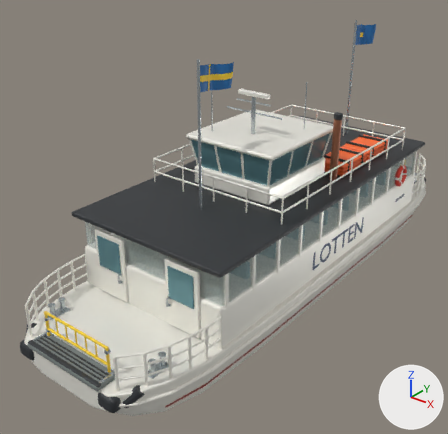
Before and after pictures for a commit that changed the Blender file source_blender/Lotten.blend.
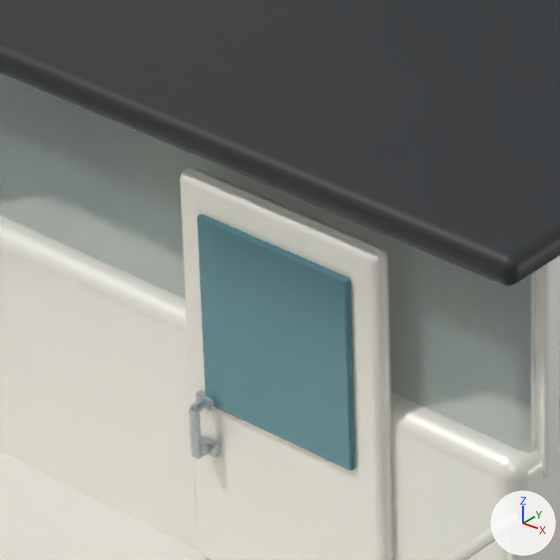
The first picture shows the older version from a camera (50 mm lens) standing at (7.73, -11.49, 7.88) and looking at (-0.58, -1.11, 1.44). The close-ups show the older and then the newer version on the part from 30% to 51% of the width and 53% to 75% of the height of that picture. Only the edits that show in the close-ups are written down. Lighting does not change. The marker at lower right points along +X, +Y and +Z.

Before the edit, the objects in view are built like this:
```python
ob_chined_displacement_hull = bpy.data.objects.new('Chined displacement hull', me_chined_displacement_hull_precision_surface)
ob_chined_displacement_hull.parent = ob_lotten
ob_chined_displacement_hull.location = (0.0, 0.0, 0.0)
ob_door_grab_handle_001 = bpy.data.objects.new('Door grab handle.001', me_cylinder_127)
ob_door_grab_handle_001.parent = ob_lotten
ob_door_grab_handle_001.location = (0.67, -4.398, 1.25)
ob_door_grab_handle_001.rotation_euler = (0.0, 0.0, -3.142)  # degrees (0, 0, -180)
ob_door_handle_mounting_pad_002 = bpy.data.objects.new('Door handle mounting pad.002', me_cube_072)
ob_door_handle_mounting_pad_002.parent = ob_lotten
ob_door_handle_mounting_pad_002.location = (0.67, -4.34, 1.163)
ob_door_handle_mounting_pad_003 = bpy.data.objects.new('Door handle mounting pad.003', me_cube_073)
ob_door_handle_mounting_pad_003.parent = ob_lotten
ob_door_handle_mounting_pad_003.location = (0.67, -4.34, 1.337)
ob_door_handle_return_002 = bpy.data.objects.new('Door handle return.002', me_cylinder_125)
ob_door_handle_return_002.parent = ob_lotten
ob_door_handle_return_002.location = (0.67, -4.373, 1.163)
ob_door_handle_return_002.rotation_euler = (1.571, 0.0, 0.0)  # degrees (90, 0, 0)
ob_door_handle_return_003 = bpy.data.objects.new('Door handle return.003', me_cylinder_126)
ob_door_handle_return_003.parent = ob_lotten
ob_door_handle_return_003.location = (0.67, -4.373, 1.337)
ob_door_handle_return_003.rotation_euler = (1.571, 0.0, 0.0)  # degrees (90, 0, 0)
# also in view: 'Boarding deck rail.032' at (1.86, -4.44, 1.35); 'Main saloon' at (0.0, 0.0, 1.05); 'Continuous tinted glazing' at (0.0, 0.0, 1.87); 'Boarding door.001' at (0.98, -4.29, 1.41); 'Boarding door window.001' at (0.98, -4.34, 1.68)
```
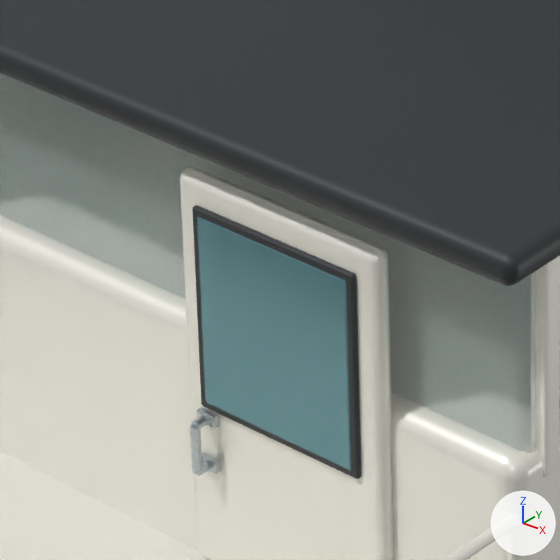
The edits, one by one:
Mesh me_cube_072_1 is new.
It has 96 vertices, 98 faces and spans x -0.337..0.337, y -0.013..0.013, z -0.372..0.372.
It uses material mat_fender_rubber (dark grey #2e3135).
Object 'Door handle mounting pad.002' (ob_door_handle_mounting_pad_002) moves from (0.67, -4.34, 1.163) to (0.67, -4.34, 1.098).
Object 'Door handle return.002' (ob_door_handle_return_002) moves from (0.67, -4.373, 1.163) to (0.67, -4.373, 1.098).
Object 'Door handle mounting pad.003' (ob_door_handle_mounting_pad_003) moves from (0.67, -4.34, 1.337) to (0.67, -4.34, 1.272).
Object 'Door handle return.003' (ob_door_handle_return_003) moves from (0.67, -4.373, 1.337) to (0.67, -4.373, 1.272).
Object 'Door grab handle.001' (ob_door_grab_handle_001) moves from (0.67, -4.398, 1.25) to (0.67, -4.398, 1.185).
Object 'Boarding window gasket.001' (ob_boarding_window_gasket_001) is new; it shows me_cube_072_1.
Its parent is ob_lotten.
Its location is (0.98, -4.333, 1.68).

What differs and where, as boxes (x1, y1, x2, y2) in the close-ups (560 x 560 px):
'Boarding window gasket.001', added: after (192, 205, 361, 479)
'Door grab handle.001', moved: before (189, 407, 202, 457); after (190, 424, 202, 474)
'Door handle mounting pad.002', moved: before (201, 436, 220, 458); after (202, 453, 221, 474)
'Door handle mounting pad.003', moved: before (196, 390, 218, 412); after (197, 407, 219, 429)
'Door handle return.003', moved: before (191, 398, 208, 412); after (192, 415, 208, 429)
'Door handle return.002', moved: before (195, 444, 210, 459); after (196, 461, 210, 476)
